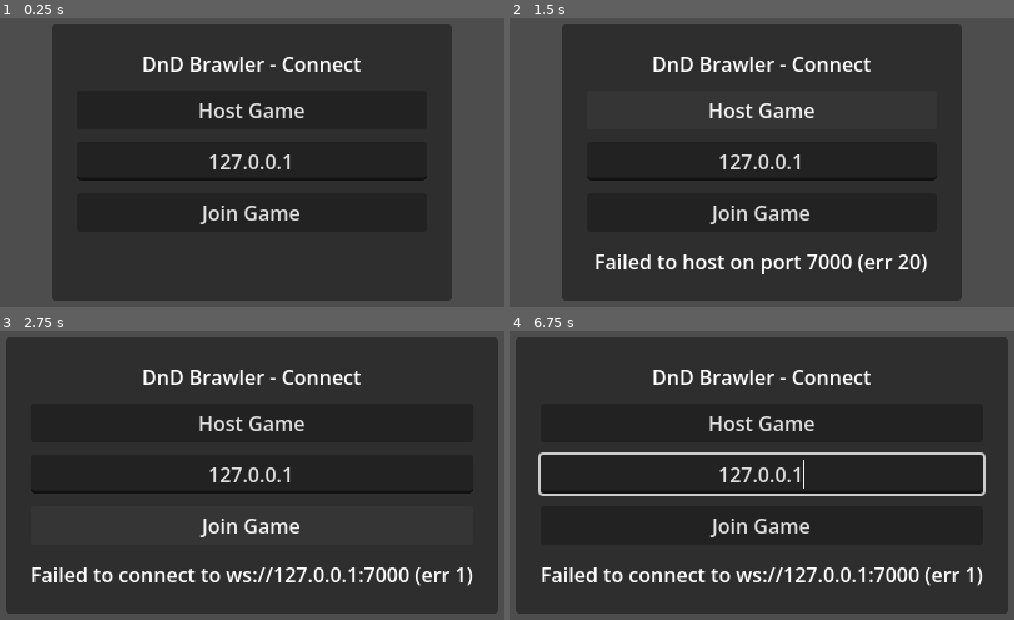
Above: before the commit, frames 1-4 (two rows, left to right).
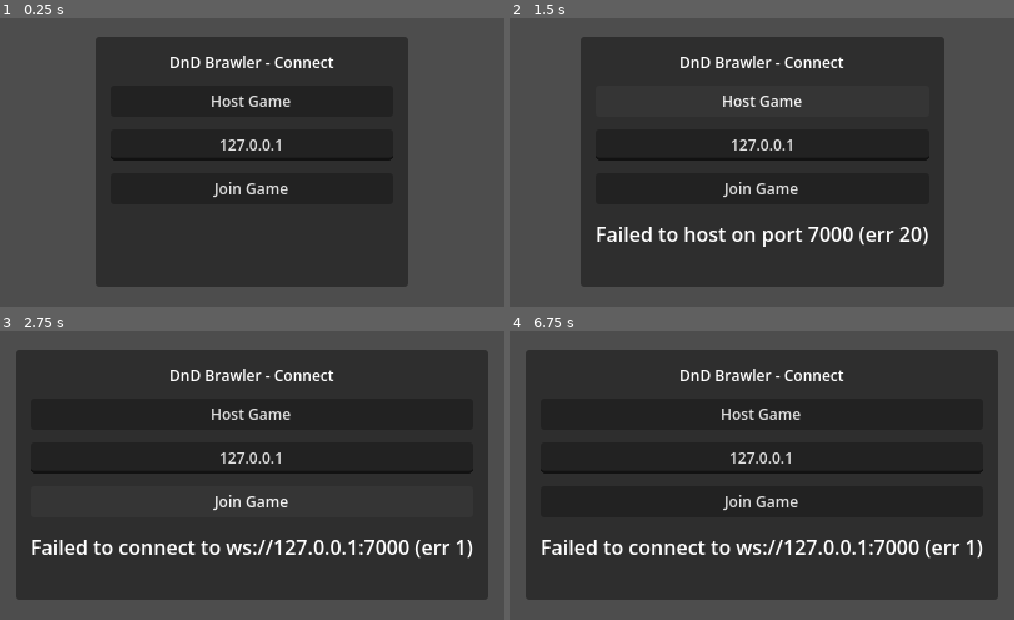
Above: after the commit, the same moments.

Repository: TonyPeterson/dnd-brawler-proto
Game: Godot game, scene res://main.tscn
Same seed, same stepped clock (60 frames per second), same inputs: the game is played once before the commit and once after it.
Inputs (mouse positions are in pixels of both pictures, inside the frame that each line leads up to):
- Up to frame 1 (0.25 s): no input
- Up to frame 2 (1.5 s): tap Enter at 0.5 s; move the mouse to (938, 139) at 0.52 s; hold D (move_right) 0.53-1.25 s; tap Space (attack) at 0.6 s; click (938, 139) at 0.67 s; click "Host Game" at 1.25 s
- Up to frame 3 (2.75 s): click "Join Game" at 2 s
- Up to frame 4 (6.75 s): move the mouse to (600, 498) at 2.77 s; hold S (move_down) 2.78-3.53 s; move the mouse to (842, 377) at 3.52 s; hold D (move_right) 3.53-4.28 s; move the mouse to (721, 565) at 4.27 s; hold W (move_up) 4.28-5.03 s; click (721, 565) at 4.42 s; move the mouse to (1003, 541) at 5.02 s; hold A (move_left) 5.03-6.53 s; move the mouse to (520, 406) at 5.77 s; move the mouse to (802, 475) at 6.52 s; hold S (move_down) from 6.53 s (still down); click (802, 475) at 6.67 s

The runs differ from the first frame. In frame 1, 26% of the frame differs, in the area x 10-90%, y 2-98%; in frame 2, 20%; in frame 3, 21%; in frame 4, 22%.

Commit message:
updated UI elements size

Diff:
--- a/main.tscn
+++ b/main.tscn
@@ -6,7 +6,7 @@
 [node name="Main" type="Node2D" unique_id=1404963652]
 script = ExtResource("1")
 
-[node name="Arena" parent="." instance=ExtResource("2")]
+[node name="Arena" parent="." unique_id=1369085230 instance=ExtResource("2")]
 
 [node name="Players" type="Node2D" parent="." unique_id=92297771]
 
@@ -18,25 +18,27 @@
 [node name="UI" type="CanvasLayer" parent="." unique_id=592016400]
 
 [node name="MenuPanel" type="PanelContainer" parent="UI" unique_id=486666062]
-custom_minimum_size = Vector2(320, 0)
+custom_minimum_size = Vector2(250, 0)
 anchors_preset = 8
 anchor_left = 0.5
 anchor_top = 0.5
 anchor_right = 0.5
 anchor_bottom = 0.5
-offset_left = -160.0
-offset_top = -110.0
-offset_right = 160.0
-offset_bottom = 110.0
+offset_left = -125.0
+offset_top = -100.0
+offset_right = 125.0
+offset_bottom = 100.0
 grow_horizontal = 2
 grow_vertical = 2
+size_flags_horizontal = 4
+size_flags_vertical = 4
 
 [node name="MarginContainer" type="MarginContainer" parent="UI/MenuPanel" unique_id=2060916987]
 layout_mode = 2
-theme_override_constants/margin_left = 20
-theme_override_constants/margin_top = 20
-theme_override_constants/margin_right = 20
-theme_override_constants/margin_bottom = 20
+theme_override_constants/margin_left = 12
+theme_override_constants/margin_top = 12
+theme_override_constants/margin_right = 12
+theme_override_constants/margin_bottom = 12
 
 [node name="VBoxContainer" type="VBoxContainer" parent="UI/MenuPanel/MarginContainer" unique_id=1399545433]
 layout_mode = 2
@@ -48,21 +50,25 @@
 
 [node name="TitleLabel" type="Label" parent="UI/MenuPanel/MarginContainer/VBoxContainer/ConnectBox" unique_id=1584988173]
 layout_mode = 2
+theme_override_font_sizes/font_size = 12
 text = "DnD Brawler - Connect"
 horizontal_alignment = 1
 
 [node name="HostButton" type="Button" parent="UI/MenuPanel/MarginContainer/VBoxContainer/ConnectBox" unique_id=1512985213]
 layout_mode = 2
+theme_override_font_sizes/font_size = 12
 text = "Host Game"
 
 [node name="AddressInput" type="LineEdit" parent="UI/MenuPanel/MarginContainer/VBoxContainer/ConnectBox" unique_id=1596996428]
 layout_mode = 2
+theme_override_font_sizes/font_size = 12
 text = "127.0.0.1"
 placeholder_text = "Server IP or Render URL"
 alignment = 1
 
 [node name="JoinButton" type="Button" parent="UI/MenuPanel/MarginContainer/VBoxContainer/ConnectBox" unique_id=1465133151]
 layout_mode = 2
+theme_override_font_sizes/font_size = 12
 text = "Join Game"
 
 [node name="CharacterSelectBox" type="VBoxContainer" parent="UI/MenuPanel/MarginContainer/VBoxContainer" unique_id=304346312]
